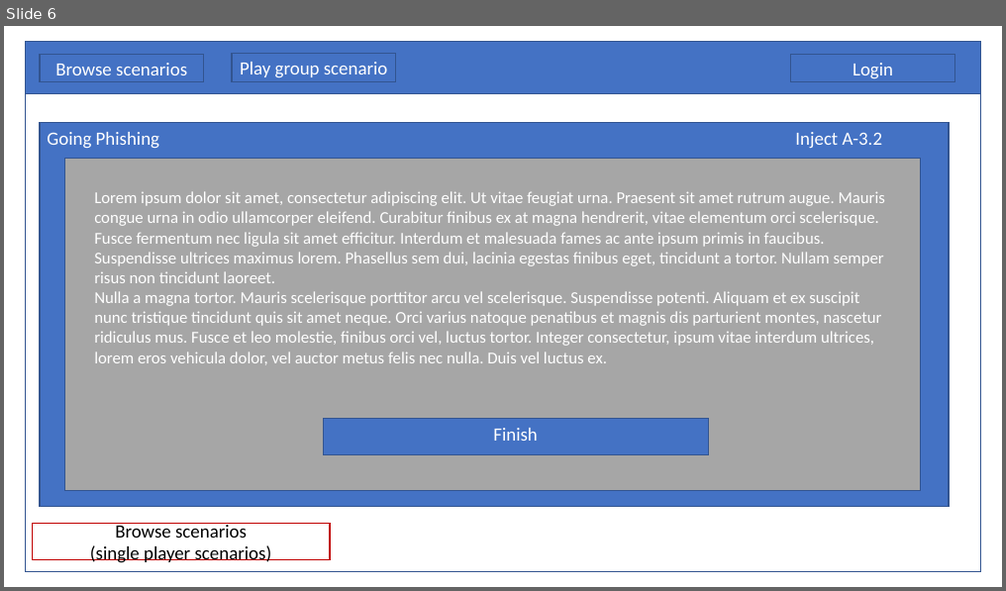
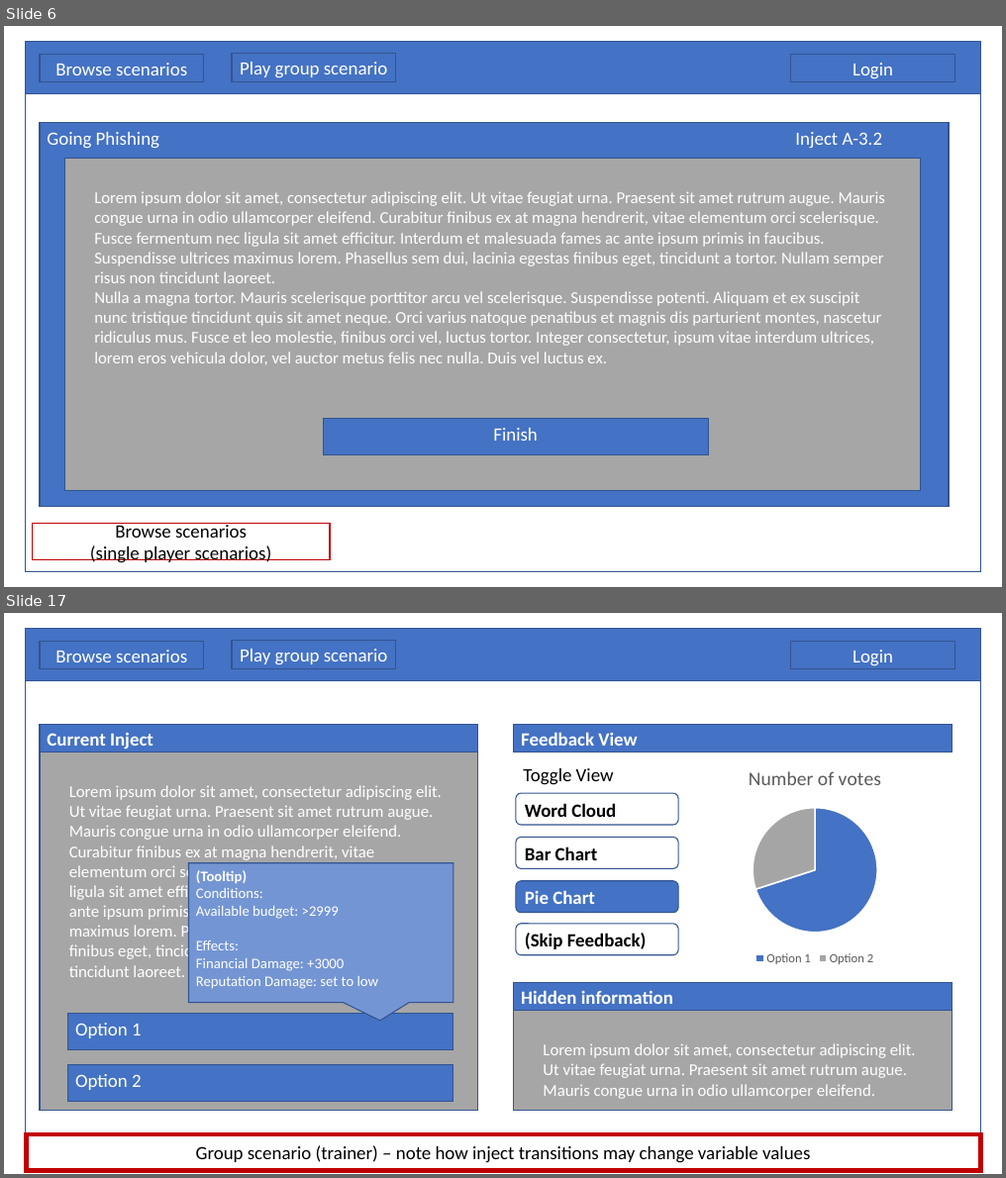
Before and after one commit to Elias-Ladenburger/CSEP, a slide deck: artefacts/concept-1.0/ideation/Lofi Wireframes.pptx. Shown one above the other, each under a label of ours: slide 6 before the commit, slides 6 and 17 after it; the slides between them are not shown. The pictures are 1006x591 and 1006x1178 pixels, drawn with LibreOffice and Linux fonts; fonts in the diff are those of the drawing. Boxes give left, top, right and bottom in pixels: in the first picture for what was removed or moved away, otherwise in the second. Text is boxed around its words. In the diff, an @@ line names an element or a change of style, - is before the commit and + after.

```diff
--- a/artefacts/concept-1.0/ideation/Lofi Wireframes.pptx
+++ b/artefacts/concept-1.0/ideation/Lofi Wireframes.pptx
@@ slide 17 added at [4,613,1002,1174], background #FFFFFF @@
@@ group added at [26,628,981,1134]: 5 rectangles @@
+Browse scenarios
+Play group scenario
+Login
@@ rectangle added at [40,724,478,752], fill #4472C4, outline #325491 1 pt, 18 pt, text #FFFFFF, bold @@
+Current Inject
@@ rectangle added at [514,724,951,752], fill #4472C4, outline #325491 1 pt, 18 pt, text #FFFFFF, bold @@
+Feedback View
@@ rectangle added at [40,752,478,1110], fill #A6A6A6, outline #325491 1 pt, 16 pt, text #FFFFFF @@
+Lorem ipsum dolor sit amet, consectetur adipiscing elit. Ut vitae feugiat urna. Praesent sit amet rutrum augue. Mauris congue urna in odio ullamcorper eleifend. Curabitur finibus ex at magna hendrerit, vitae elementum orci scelerisque. Fusce fermentum nec ligula sit amet efficitur. Interdum et malesuada fames ac ante ipsum primis in faucibus. Suspendisse ultrices maximus lorem. Phasellus sem dui, lacinia egestas finibus eget, tincidunt a tortor. Nullam semper risus non tincidunt laoreet. ex.
@@ pie chart added at [678,754,951,969] @@
+title "Number of votes"
+categories: Option 1, Option 2
+Number of votes: 70, 30
@@ text added at [523,768,614,785], 18 pt, text #000000 @@
+Toggle View
@@ rounded rectangle added at [516,793,678,825], fill #FFFFFF, outline #325491 1 pt, 18 pt, text #000000, bold @@
+Word Cloud
@@ rounded rectangle added at [516,837,678,868], fill #FFFFFF, outline #325491 1 pt, 18 pt, text #000000, bold @@
+Bar Chart
@@ speech box added at [189,863,453,1002], fill #7395D3, outline #325491 1 pt, 14 pt, text #FFFFFF @@
+(Tooltip)
+Conditions:
+Available budget: >2999
+Effects:
+Financial Damage: +3000
+Reputation Damage: set to low
@@ rounded rectangle added at [516,881,678,912], fill #4472C4, outline #325491 1 pt, 18 pt, text #FFFFFF, bold @@
+Pie Chart
@@ rounded rectangle added at [516,924,678,956], fill #FFFFFF, outline #325491 1 pt, 18 pt, text #000000, bold @@
+(Skip Feedback)
@@ rectangle added at [514,983,951,1011], fill #4472C4, outline #325491 1 pt, 18 pt, text #FFFFFF, bold @@
+Hidden information
@@ rectangle added at [67,1014,453,1051], fill #4472C4, outline #325491 1 pt, 18 pt, text #FFFFFF @@
+Option 1
@@ rectangle added at [514,1011,951,1111], fill #A6A6A6, outline #325491 1 pt, 16 pt, text #FFFFFF @@
+Lorem ipsum dolor sit amet, consectetur adipiscing elit. Ut vitae feugiat urna. Praesent sit amet rutrum augue. Mauris congue urna in odio ullamcorper eleifend.
@@ rectangle added at [67,1065,453,1102], fill #4472C4, outline #325491 1 pt, 18 pt, text #FFFFFF @@
+Option 2
@@ rectangle added at [27,1135,981,1171], outline #C00000 4.5 pt, 18 pt, text #000000 @@
+Group scenario (trainer) – note how inject transitions may change variable values
```
Also in this commit, not shown: 8 slides changed, 6 other slides added, 1 slide removed.
